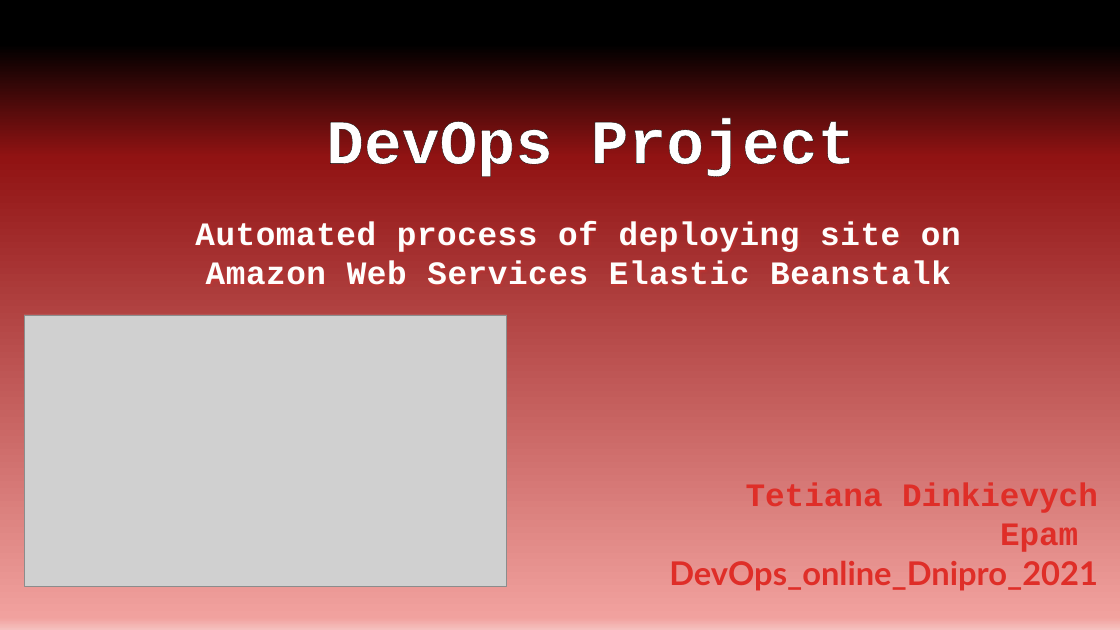
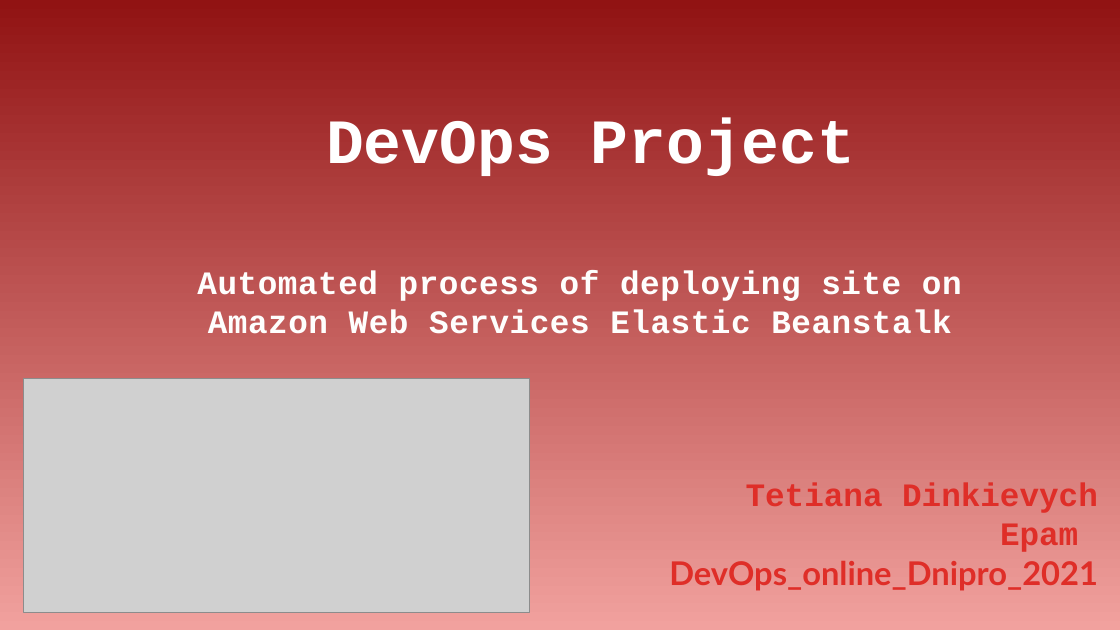
Before and after one commit to Tetiana19/final-project, a slide deck: slide 1 of Dinkievych Tetiana.pptx. Drawn at 1120x630 pixels with LibreOffice and Linux fonts; fonts in the diff are those of the drawing; grey boxes stand for pictures; background and template pictures are left out. Boxes give left, top, right and bottom in pixels: in the first picture for what was removed or moved away, otherwise in the second. Text is boxed around its words. In the diff, an @@ line names an element or a change of style, - is before the commit and + after.

Commit message:
presentation

```diff
--- a/Dinkievych Tetiana.pptx
+++ b/Dinkievych Tetiana.pptx
@@ background gradient #000000 to #911313 to #F1A19E to #F5C0BE to gradient #911313 to #F1A19E @@
@@ text "DevOps Project" at (326, 118, 856, 176): letter outline #000000 1.06 pt to none @@
@@ text "Automated process of deploying site ...": place and size @@
-text "Automated process of deploying site ..." at (195, 221, 961, 285)
+text "Automated process of deploying site ..." at (197, 270, 962, 334)
@@ text "Automated process of deploying site ..." at (197, 270, 962, 334): text colour #FEFEFE to #FEFEFD, letter outline #DF2E28 0.75 pt to none @@
@@ picture: place and size @@
-picture at (24, 315, 507, 586)
+picture at (24, 378, 529, 613)
```
Also in this commit, not shown: 9 other slides changed, 1 other file.
